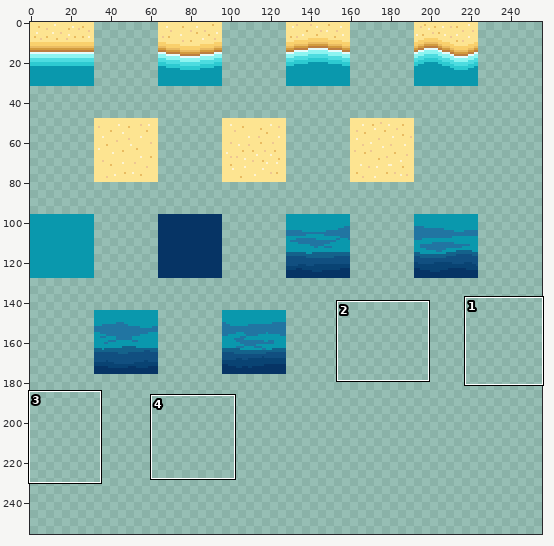
Two states of a pixel-art file, Assets/game-assets/tiles/Ocean/OceanTiles.aseprite. Above, an overview of the earlier version with the close-up marked.
Close-up. Before the edit:
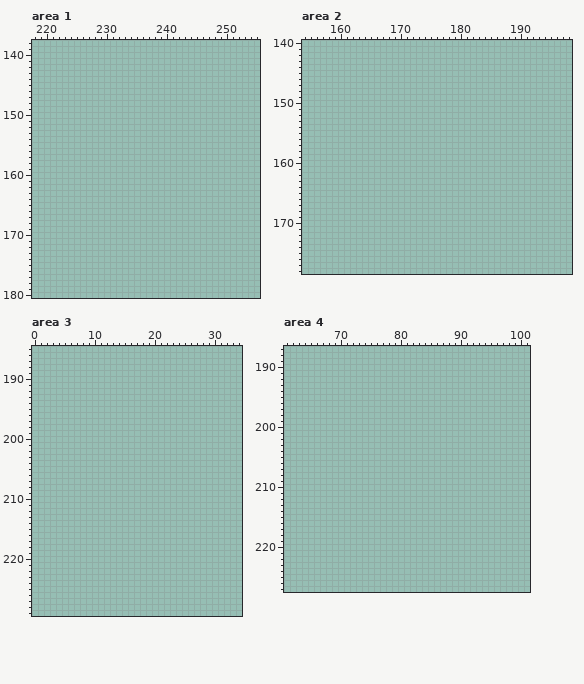
256x256 pixels, 1 frame. Shown: area 1: x 218..255, y 138..180; area 2: x 154..198, y 140..178; area 3: x 0..34, y 185..229; area 4: x 61..101, y 187..227. The commit also changed other parts of the picture, which this record leaves out.
After:
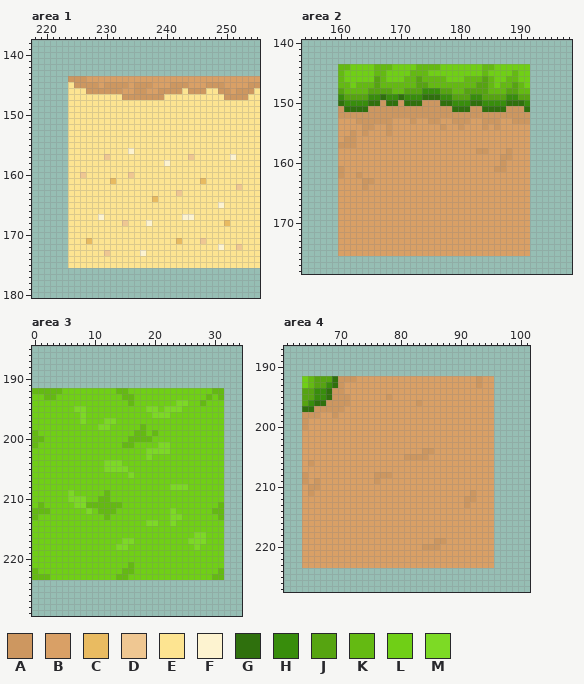
Palette (. is transparent): A #cd9760  B #d9a066  C #e9bb61  D #efc792  E #fde491  F #fdf3d0  G #2f700d  H #388d0c  J #56a411  K #64ba12  L #70cf16  M #7dda25
Diff:
Changed rows in their new state; - is an unchanged pixel.
Area 1:
first column x 224:
144 AAABBBBBBBBBBBBBBBBBBBBBBBBBBBBB
145 EAAAABAAAABAAABBBAAABBBAAABBBBAA
146 EEEAAAAAABBAABBAAAAEAAAEEAABAAAE
147 EEEEEEEEEAAAAAAAEEEEEEEEEEAAAAEE
148 EEEEEEEEEEEEEEEEEEEEEEEEEEEEEEEE
149 EEEEEEEEEEEEEEEEEEEEEEEEEEEEEEEE
150 EEEEEEEEEEEEEEEEEEEEEEEEEEEEEEEE
151 EEEEEEEEEEEEEEEEEEEEEEEEEEEEEEEE
152 EEEEEEEEEEEEEEEEEEEEEEEEEEEEEEEE
153 EEEEEEEEEEEEEEEEEEEEEEEEEEEEEEEE
154 EEEEEEEEEEEEEEEEEEEEEEEEEEEEEEEE
155 EEEEEEEEEEEEEEEEEEEEEEEEEEEEEEEE
156 EEEEEEEEEEFEEEEEEEEEEEEEEEEEEEEE
157 EEEEEEDEEEEEEEEEEEEEDEEEEEEFEEEE
158 EEEEEEEEEEEEEEEEFEEEEEEEEEEEEEEE
159 EEEEEEEEEEEEEEEEEEEEEEEEEEEEEEEE
160 EEDEEEEEEEDEEEEEEEEEEEEEEEEEEEEE
161 EEEEEEECEEEEEEEEEEEEEECEEEEEEEEE
162 EEEEEEEEEEEEEEEEEEEEEEEEEEEEDEEE
163 EEEEEEEEEEEEEEEEEEDEEEEEEEEEEEEE
164 EEEEEEEEEEEEEECEEEEEEEEEEEEEEEEE
165 EEEEEEEEEEEEEEEEEEEEEEEEEFEEEEEE
166 EEEEEEEEEEEEEEEEEEEEEEEEEEEEEEEE
167 EEEEEFEEEEEEEEEEEEEFFEEEEEEEEEEE
168 EEEEEEEEEDEEEFEEEEEEEEEEEECEEEEE
169 EEEEEEEEEEEEEEEEEEEEEEEEEEEEEEEE
170 EEEEEEEEEEEEEEEEEEEEEEEEEEEEEEEE
171 EEECEEEEEEEEEEEEEECEEEDEEEEEEEEE
172 EEEEEEEEEEEEEEEEEEEEEEEEEFEEDEEE
173 EEEEEEDEEEEEFEEEEEEEEEEEEEEEEEEE
174 EEEEEEEEEEEEEEEEEEEEEEEEEEEEEEEE
175 EEEEEEEEEEEEEEEEEEEEEEEEEEEEEEEE
Area 2:
first column x 160:
144 KKLLLLKKKLLLLKKKKLLLLLLLKKLLLLLL
145 KLLLLLKKLLLLKKKLLLLLLLLLKLLLLKLL
146 KLLLLLJKLLLKKJKKKKLLLKKKJKLLKKLL
147 KKLKKKJKKKKKKJJKKKKKKKKJJKLKKJKL
148 JKKKKJJJJKKJJJHHHJJKKJJJJKKKJJKK
149 HJJJJHHGHHGHHHGGGHHJJJHHJJJJHHJJ
150 GHHHHGGAGGAGGGAAAGGHHHGGHHHHGGGH
151 AGGGGAAAAAAAAAAAAAAGGGAAGGGGAAAG
152 AAAAAAAAAAAAAAAAAAAAAAAAAAAAAAAA
153 BBBAAAAAABBBABBAABBAAABBAAABBAAA
154 BBBBAABBABBBBBBBBABBABBBABABBBBB
155 BBABABBBABBBBBBBBBBBBBBBBBBBBBBB
156 BAABBBBBBBBBBBBBBBBBBBBBBBBBBBBB
157 AAABBBBBBBBBBBBBBBBBBBBBBBBBBBBB
158 BBBBBBBBBBBBBBBBBBBBBBBAABBBABBB
159 BBBBBBBBBBBBBBBBBBBBBBBBBBBAABBB
160 BBBBBBBBBBBBBBBBBBBBBBBBBBBABBBB
161 ABBBBBBBBBBBBBBBBBBBBBBBBBAABBBB
162 ABBABBBBBBBBBBBBBBBBBBBBBBBBBBBB
163 BBBBAABBBBBBBBBBBBBBBBBBBBBBBBBB
164 BBBBABBBBBBBBBBBBBBBBBBBBBBBBBBB
165 BBBBBBBBBBBBBBBBBBBBBBBBBBBBBBBB
166 BBBBBBBBBBBBBBBBBBBBBBBBBBBBBBBB
167 BBBBBBBBBBBBBBBBBBBBBBBBBBBBBBBB
168 BBBBBBBBBBBBBBBBBBBBBBBBBBBBBBBB
169 BBBBBBBBBBBBBBBBBBBBBBBBBBBBBBBB
170 BBBBBBBBBBBBBBBBBBBBBBBBBBBBBBBB
171 BBBBBBBBBBBBBBBBBBBBBBBBBBBBBBBB
172 BBBBBBBBBBBBBBBBBBBBBBBBBBBBBBBB
173 BBBBBBBBBBBBBBBBBBBBBBBBBBBBBBBB
174 BBBBBBBBBBBBBBBBBBBBBBBBBBBBBBBB
175 BBBBBBBBBBBBBBBBBBBBBBBBBBBBBBBB
Area 3:
first column x 0:
192 KKKKKLLLLLLLLLKKLLLLLLLLLLLLLLKK
193 LLKKLLLLLLLLLLLKKLLLLLLLLLLLLKLK
194 LLLLLLLLLLLLLLLLKLLLLLLLMMLLKLLL
195 LLLLLLLMMLLLLLLLLLLMMLMMMLLLLLLL
196 LLLLLLLLMLLLLLLLLLLLMMMLLLLLLLLL
197 LLLLLLLLMLLLMMLLLLLLLLLLLLLLLLLL
198 LLLLLLLLLLLMMLLLLLKLLLLLLLLLLLLL
199 KLLLLLLLLLLLLLLLLKKLKLLLLLLLLLLL
200 KKLLLLLLLLLLLLLLKKKKLLLLLLLLLLLL
201 KLLLLLLLLLLLLLLKKLLLLMMLLLLLLLLL
202 LLLLLLLLLLLLLLLLLLLMMMMLLLLLLLLL
203 LLLLLLLLLLLLLLLLLLLMLLLLLLLLLLLL
204 LLLLLLLLLLLLMMMLLLLLLLLLLLLLLLLL
205 LLLLLLLLLLLLMMMMLLLLLLLLLLLLLLLL
206 LLLLLLLLLLLLLLLLMLLLLLLLLLLLLLLL
207 LLLLLLLLLLLLLLLLLLLLLLLLLLLLLLLL
208 LLLLLLLLLLLLLLLLLLLLLLLMMMLLLLLL
209 LLLLLLMLLLLLKLLLLLLLLLLLLLLLLLLL
210 LLLLLLMMMLLKKLLLLLLLLLLLLLLLLLLL
211 LKLLLLLMMKKKKKKLLLLLLLLLLLLLLLLK
212 KKKLLLLLLMLKKKLLLLLLLLLMLLLLLLKK
213 KLLLLLLLLLLLKLLLLLLLLLLMMLLLLLLK
214 LLLLLLLLLLLLLLLLLLLMMLLMLLLLLLLL
215 LLLLLLLLLLLLLLLLLLLLLLLLLLLLLLLL
216 LLLLLLLLLLLLLLLLLLLLLLLLLLLMMLLL
217 LLLLLLLLLLLLLLLMMLLLLLLLLLMMMLLL
218 LLLLLLLLLLLLLLMMLLLLLLLLLLLMLLLL
219 LLLLLLLLLLLLLLLLLLLLLLLLLLLLLLLL
220 LLLLLLLLLLLLLLLLLLLLLLLLLLLLLLLL
221 LLLLLLLLLLLLLLLLKLLLLLLLLLLLLLLL
222 KLLLLLLLLLLLLLLKKLLLLLLLLLLLLLLK
223 KKKLLLLLLLLLLLKKLLLLLLLLLLLLLLKK
Area 4:
first column x 64:
192 LKJJJGAAABBBBBBBBBBBBBBBBBBBBABB
193 LKJJHGABBBBBBBBBBBBBBBBBBBBBBABB
194 JJHHGAABBBBBBBBBBBBBBBBBBBBBBBBB
195 JJHHGAAABBBBBBABBBBBBBBBBBBBBBBB
196 JHGGAAAABBBBBBBBBBBABBBBBBBBBBBB
197 GGAAAAABBBBBBBBBBBBBBBBBBBBBBBBB
198 AAABBABBBBBBBBBBBBBBBBBBBBBBBBBB
199 ABBBBBBBBBBBBBBBBBBBBBBBBBBBBBBB
200 ABBBBBBBBBBBBBBBBBBBBBBBBBBBBBBB
201 BBBBBBBBBBBBBBBBBBBBBBBBBBBBBBBB
202 BBBBBBBBBBBBBBBBBBBBBBBBBBBBBBBB
203 BBBBBBBBBBBBBBBBBBBBBBBBBBBBBBBB
204 BBBBBBBBBBBBBBBBBBBBAABBBBBBBBBB
205 BBBBBBBBBBBBBBBBBAAAABBBBBBBBBBB
206 BABBBBBBBBBBBBBBBBBBBBBBBBBBBBBB
207 BBBBBBBBBBBBBBBBBBBBBBBBBBBBBBBB
208 ABBBBBBBBBBBAAABBBBBBBBBBBBBBBBB
209 ABABBBBBBBBBABBBBBBBBBBBBBBBBBBB
210 BAABBBBBBBBBBBBBBBBBBBBBBBBBBBBB
211 BABBBBBBBBBBBBBBBBBBBBBBBBBBABBB
212 BBBBBBBBBBBBBBBBBBBBBBBBBBBAABBB
213 BBBBBBBBBBBBBBBBBBBBBBBBBBBABBBB
214 BBBBBBBBBBBBBBBBBBBBBBBBBBBBBBBB
215 BBBBBBBBBBBBBBBBBBBBBBBBBBBBBBBB
216 BBBBBBBBBBBBBBBBBBBBBBBBBBBBBBBB
217 BBBBBBBBBBBBBBBBBBBBBBBBBBBBBBBB
218 BBBBBBBBBBBBBBBBBBBBBBBBBBBBBBBB
219 BBBBBBBBBBBBBBBBBBBBBBAABBBBBBBB
220 BBBBBBBBBBBBBBBBBBBBAAABBBBBBBBB
221 BBBBBBBBBBBBBBBBBBBBBBBBBBBBBBBB
222 BBBBBBBBBBBBBBBBBBBBBBBBBBBBBBBB
223 BBBBBBBBBBBBBBBBBBBBBBBBBBBBBBBB
